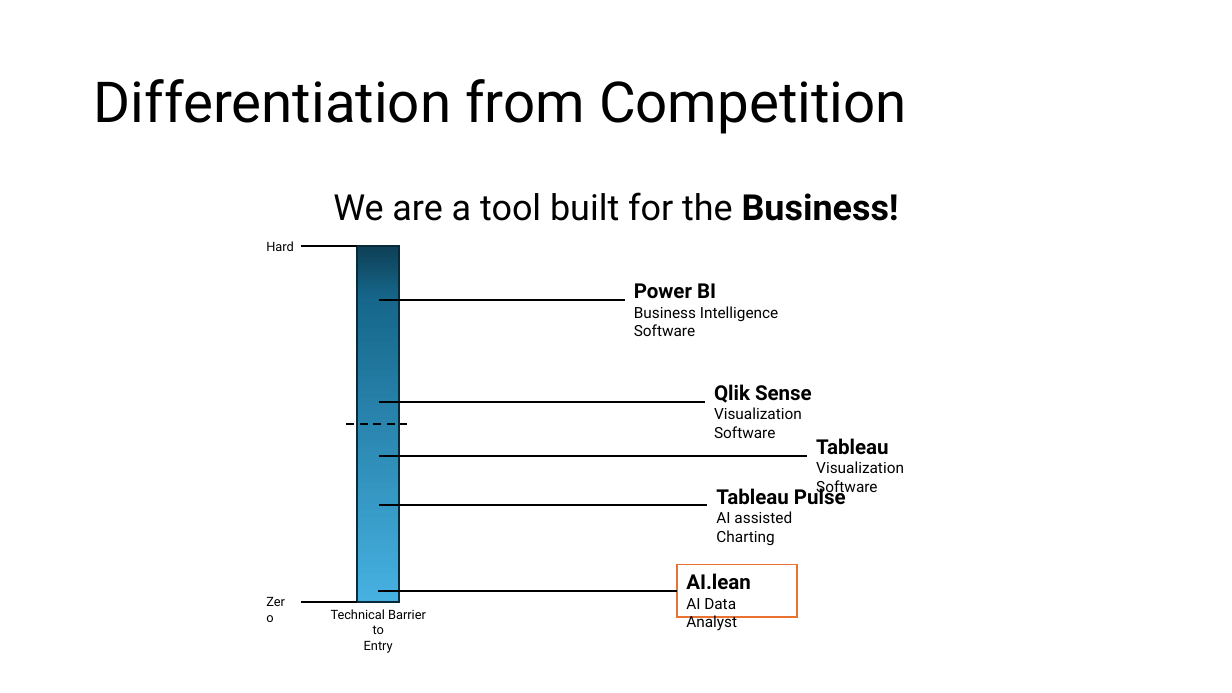
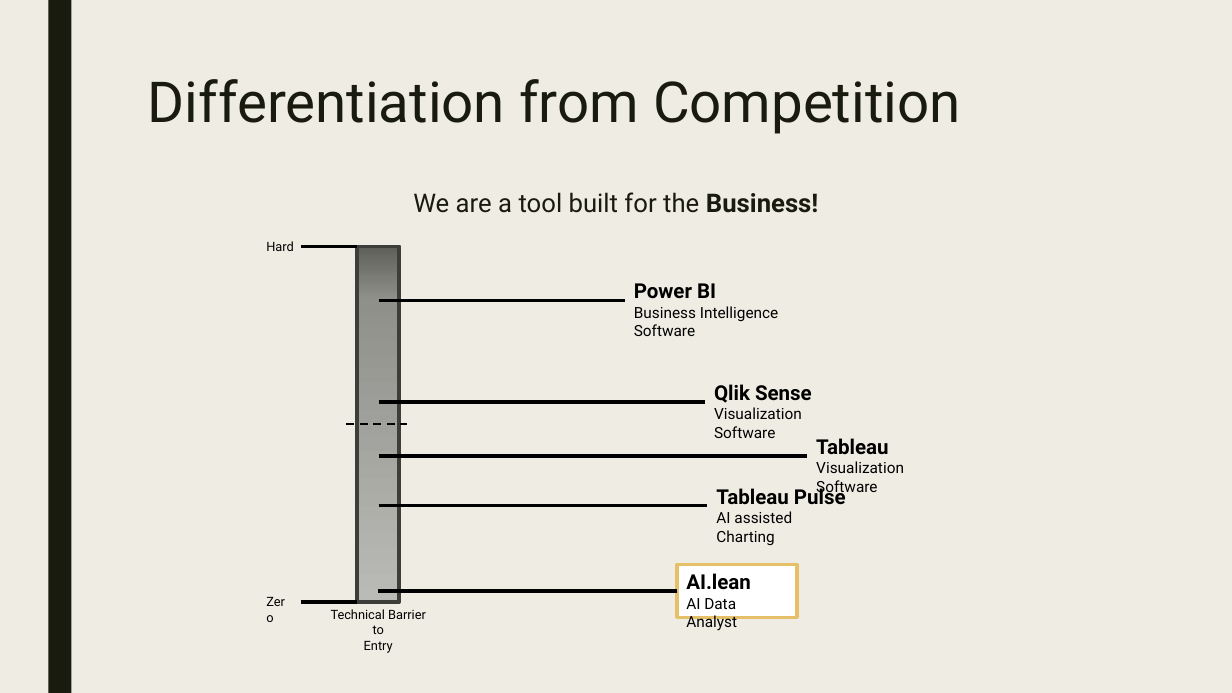
Before and after one commit to ryncii/SprintPOC, a slide deck: slide 13 of PitchDeck.pptx (slide 16 before the commit). Drawn at 1232x693 pixels with LibreOffice and Linux fonts; fonts in the diff are those of the drawing. Boxes give left, top, right and bottom in pixels: in the first picture for what was removed or moved away, otherwise in the second. Text is boxed around its words. In the diff, an @@ line names an element or a change of style, - is before the commit and + after.

```diff
--- a/PitchDeck.pptx
+++ b/PitchDeck.pptx
@@ background #FFFFFF to #EFEDE3 @@
@@ rectangle added at (48, 0, 71, 693), fill #191B0E @@
@@ title "Differentiation from Competition": place and size @@
-title "Differentiation from Competition" at (94, 79, 907, 134)
+title "Differentiation from Competition" at (148, 79, 961, 134)
@@ title "Differentiation from Competition" at (148, 79, 961, 134): text colour #000000 to #191B0E; line spacing 0.9 to 0.89; vertical alignment middle to top @@
@@ text "We are a tool built ..." at (413, 192, 818, 213): size 28 to 20 pt, text colour #000000 to #191B0E; line spacing 0.9 to 0.94; more space between paragraphs @@
@@ line (301, 247) - (358, 247): stroke #000000 1.5 pt to #000000 2.75 pt @@
@@ rectangle at (358, 247, 400, 603): fill gradient #0E4057 to #16678B to #46B1E1 to gradient #5E5F59 to #8F908A to #BABBB6; outline #092A39 1.5 pt to #3D3E3B 2.75 pt @@
@@ line (379, 300) - (625, 300): stroke #000000 1.5 pt to #000000 2.75 pt @@
@@ line (379, 402) - (705, 402): stroke #000000 1.5 pt to #000000 2.75 pt @@
@@ line (379, 456) - (808, 456): stroke #000000 1.5 pt to #000000 2.75 pt @@
@@ line (379, 506) - (708, 506): stroke #000000 1.5 pt to #000000 2.75 pt @@
@@ rectangle "AI.lean" at (677, 565, 798, 617): outline #E97132 1.5 pt to #E6C069 2.75 pt @@
@@ line (378, 592) - (677, 592): stroke #000000 1.5 pt to #000000 2.75 pt @@
@@ line (301, 602) - (358, 602): stroke #000000 1.5 pt to #000000 2.75 pt @@
```
Also in this commit, not shown: 31 other slides changed, 12 slides added, 2 slides removed, 5 other files.
